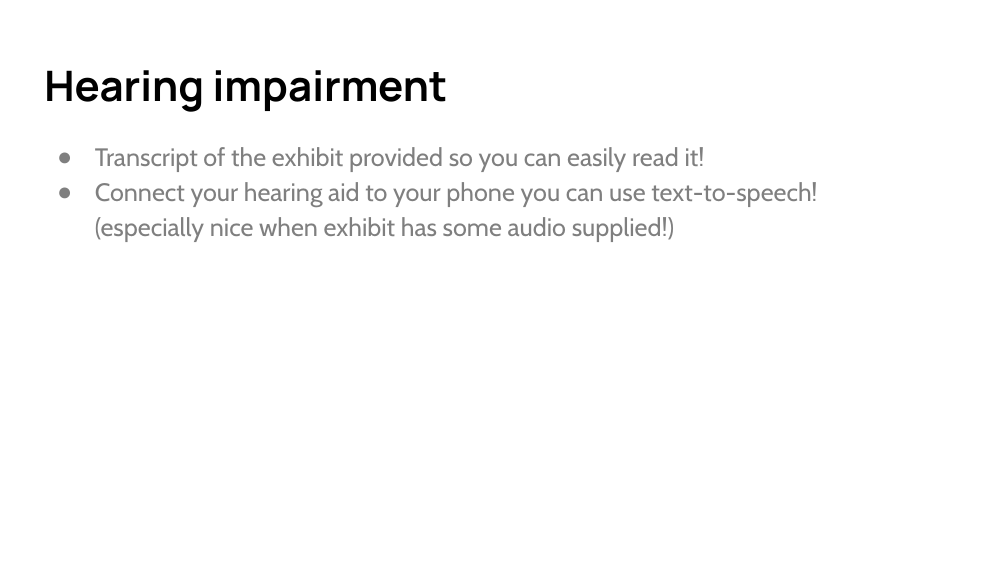
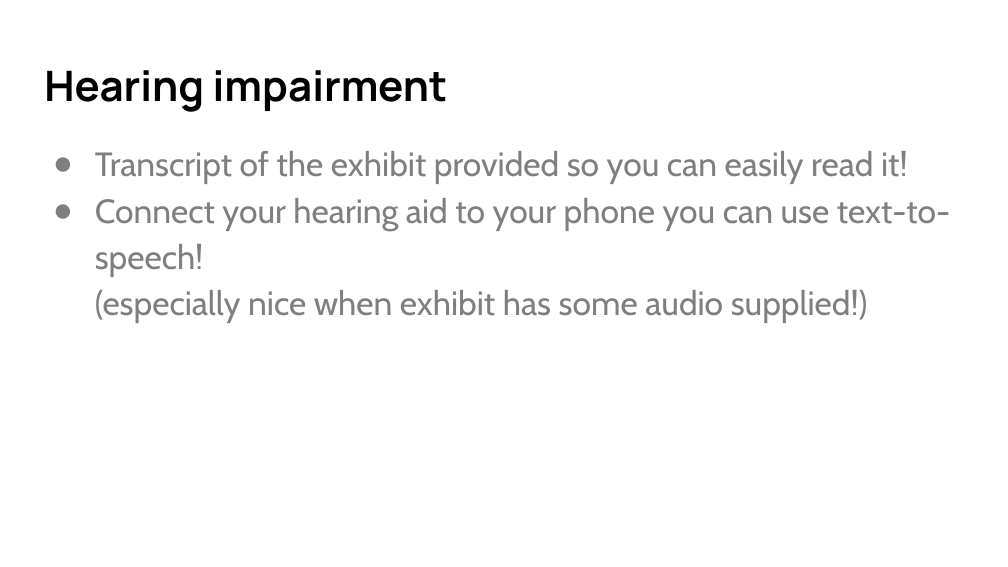
Before and after one commit to Glasgow19/team-5, a slide deck: slide 7 of presentation.pptx. Drawn at 1008x567 pixels with LibreOffice and Linux fonts; fonts in the diff are those of the drawing. Boxes give left, top, right and bottom in pixels: in the first picture for what was removed or moved away, otherwise in the second. Text is boxed around its words. In the diff, an @@ line names an element or a change of style, - is before the commit and + after.

```diff
--- a/presentation.pptx
+++ b/presentation.pptx
@@ text "Transcript of the exhibit provided ..." at (95, 151, 950, 323): size 18 to 24 pt; indent changed @@
```
Also in this commit, not shown: 3 other slides changed.
